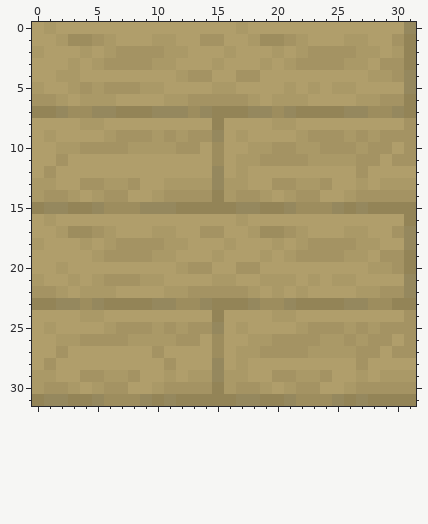
Pixel-art sprite: Medival_pack/textures/blocks/planks_birch.png. The picture above was drawn from the file before the commit.
The file is 32x32 pixels. Colours within 5 levels of each other are drawn and written as one.
After the commit:
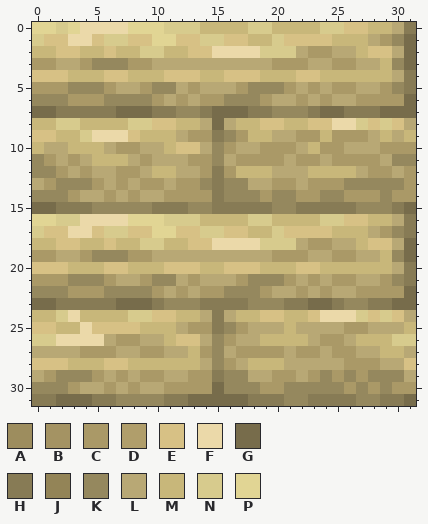
Palette (. is transparent): A #9d8d5e  B #a49363  C #aa9967  D #b09e6b  E #d7c185  F #ebd9a9  G #776c4b  H #877b55  J #938457  K #95885e  L #b8a875  M #c8b77a  N #d7cb8d  P #e1d594
Changes in this commit:
Changed rows in their new state; - is an unchanged pixel.
first column x 0:
 0 PPNPFFFFPPPNNNMMMMNNMMMMNNEEMMLH
 1 NEEFFENNEEPPEENNEEMMNEEEEMMMLCKG
 2 MMEEMMEMMNNMMEEFFFFNNNLCCLLMEELG
 3 CCLLCKKKCCLLLLLLLLLLC-CLLC-LLMKG
 4 EEEMMMEEMMMEEEMMEEEMMMEEMMMMMMLH
 5 -CCKKKCLL-KKLCLLLCKKK-L-L--LLCKH
 6 KKKC--KKKKCL-LCCKKKCLL-LCLL--CCG
 7 GGHHHHHGGGHH-KHGGGHHK-KHGGHHHGGG
 8 MMNNMMMMNNEEMMLGLMMEEMMEEFFNENEL
 9 EEMMNFFFEMMMLCCHK-MMLL-CMC-CLMLM
10 MLLMMMLC-LLMEELKCLL-CCLMCCLLLCCC
11 KCLCLMMMLCLLLCCKL--CCLC-L--CCLKK
12 KKCLCLLCCLMMLLCHCMMMLLLMMMMLCCLC
13 L-KKKCL-LCCL--KHKKLLCCL-CCKKKKK-
14 KKK-LLCLCLLCCCCHKKK-KKCCKK-CCKCC
15 GGHHH-KKK-HHHKKHHHHHK-HHHHH-KKHG
16 PPNNFFFFPPPNNNMMMMNNMMMMNNEEMMLH
17 NEEFFENNEEPPEENNEEMMNEEEEMMMLCKH
18 MMEEMMEMMNNMMEEFFFFNNNLCCLLMEELG
19 CCLLCKKKCCLLLLLLLLLLC-CLLC-LLMKG
20 EEEMMMEEMMMEEEMMEEEMMMEEMMMMMMLH
21 -CCKKKCLL-KKLCLLLCKKK-L-L--LLCKH
22 KKKC--KKKKCL-LCCKKKCLL-LCLL--CCG
23 GGHHHHHGGGH-KKHHHH-KKHHGGH--HHGG
24 MMNFMMMMNNEEMMLHLMMEEMMEFFFNENEL
25 EEMMFEEEEMMMLCCHK-LLLMLLLL-CLLLM
26 NNFFFFLC-LLMEELKCLLMMMML--LMMMNN
27 LLLLCCCLLCCLLMCKL--CCLC-L--LLMML
28 EEEMMMEEMMMMMML-CLMMMLLLLLCCCLLE
29 L-KKKCL-LCCLL--HKKLLCCL-KCK-KKKL
30 KKK-LLCLCLLCCCCGKKK-CKKKKK-KCKCC
31 HHGGGHHKK-KHHGGGGGHHH-KHHHH-KHHG
Where, in picture pixels (left, top, right, bottom), the same in both pictures:
changed: (32, 22, 416, 406)
